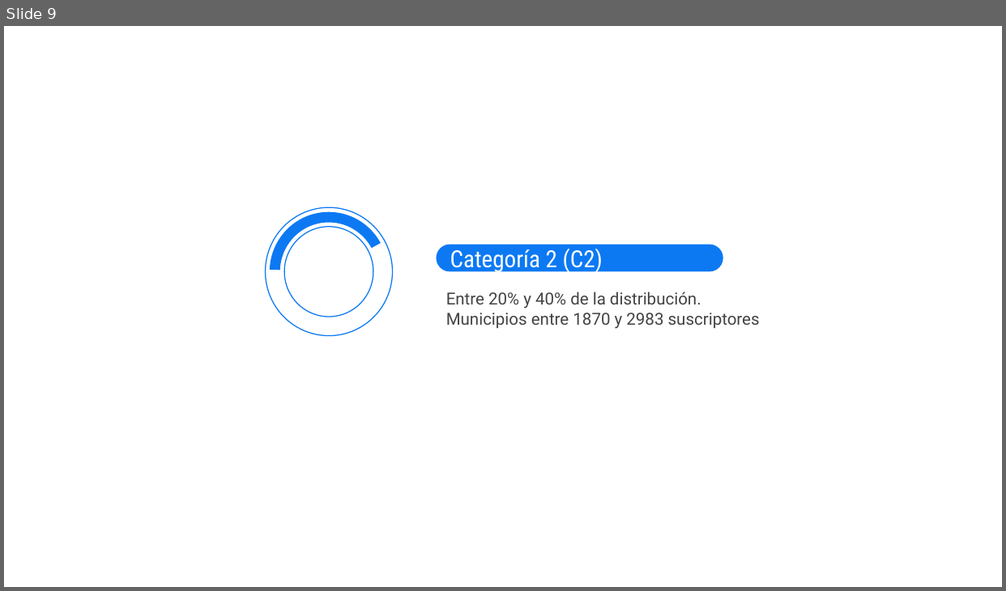
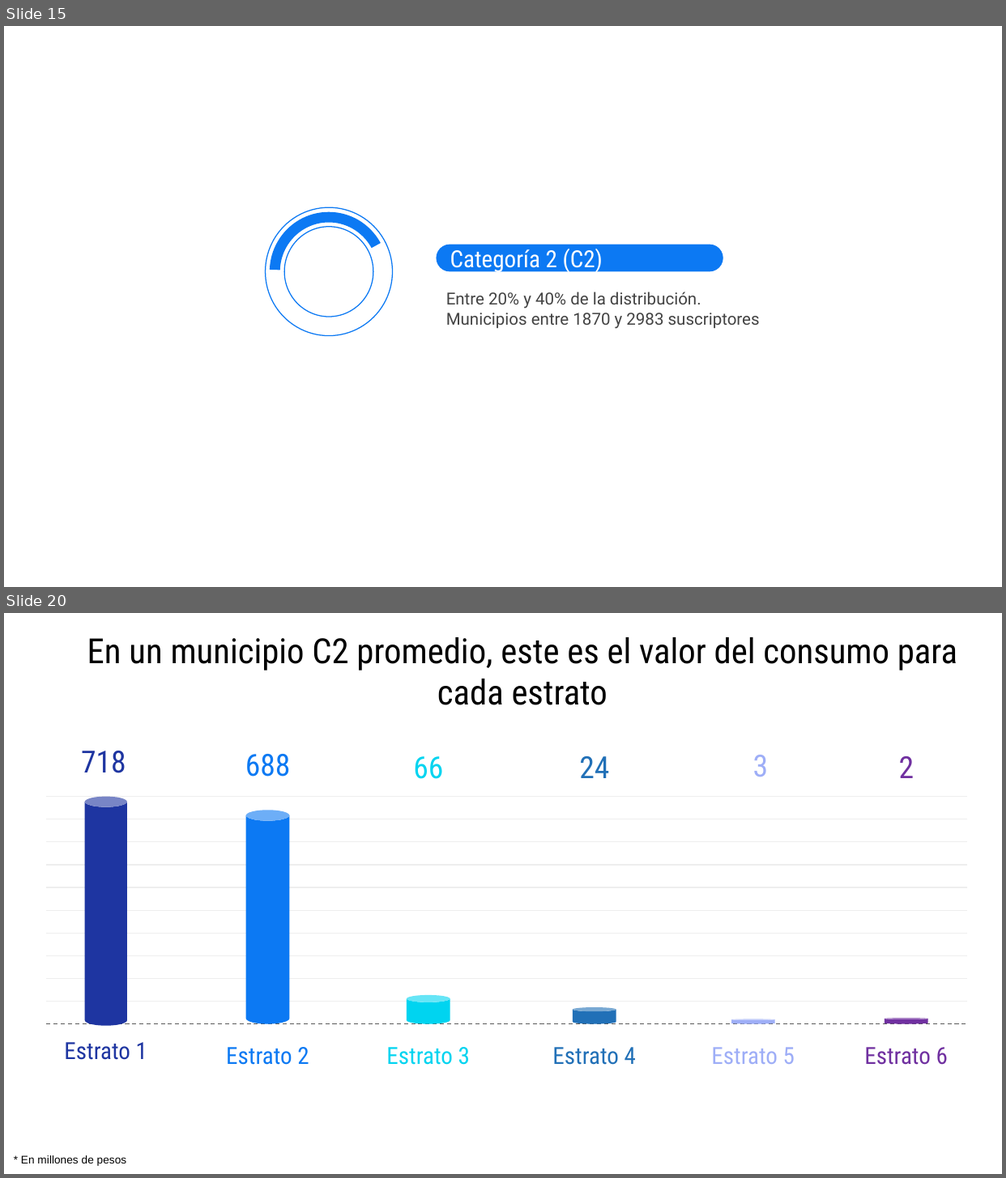
Before and after one commit to jtabordaj/research_eslatina, a slide deck: reporte_estadistico/presentacion/presentacionCategorias/presentation.pptx. Shown one above the other, each under a label of ours: slide 9 before the commit, slides 15 and 20 after it; the slides between them are not shown. The pictures are 1006x591 and 1006x1178 pixels, drawn with LibreOffice and Linux fonts; fonts in the diff are those of the drawing. Boxes give left, top, right and bottom in pixels: in the first picture for what was removed or moved away, otherwise in the second. Text is boxed around its words. In the diff, an @@ line names an element or a change of style, - is before the commit and + after.

```diff
--- a/reporte_estadistico/presentacion/presentacionCategorias/presentation.pptx
+++ b/reporte_estadistico/presentacion/presentacionCategorias/presentation.pptx
@@ slide 20 added at bbox=[4, 613, 1002, 1174], background #FFFFFF @@
@@ title added at bbox=[87, 637, 957, 705], 25 pt, text #000000 @@
+En un municipio C2 promedio, este es el valor del consumo para cada estrato
@@ text added at bbox=[81, 751, 126, 773], 22 pt, text #1E35A1 @@
+718
@@ text added at bbox=[245, 754, 291, 777], 22 pt, text #0C79F3 @@
+688
@@ text added at bbox=[413, 756, 443, 779], 22 pt, text #00D4F0 @@
+66
@@ text added at bbox=[579, 756, 609, 778], 22 pt, text #2170B7 @@
+24
@@ text added at bbox=[753, 755, 769, 777], 22 pt, text #9EAEF7 @@
+3
@@ text added at bbox=[899, 756, 914, 778], 22 pt, text #7030A0 @@
+2
@@ cylinder added at bbox=[85, 797, 127, 1026], fill #1E35A1 @@
@@ cylinder added at bbox=[246, 811, 291, 1025], fill #0C79F3 @@
@@ group added at bbox=[47, 797, 967, 1024]: 11 lines @@
@@ cylinder added at bbox=[406, 995, 450, 1024], fill #00D4F0 @@
@@ cylinder added at bbox=[573, 1007, 616, 1024], fill #2170B7 @@
@@ cylinder added at bbox=[731, 1019, 775, 1024], fill #9EAEF7 @@
@@ cylinder added at bbox=[884, 1018, 928, 1024], fill #7030A0 @@
@@ text added at bbox=[64, 1042, 147, 1060], 17 pt, text #1E35A1 @@
+Estrato 1
@@ text added at bbox=[226, 1047, 309, 1065], 17 pt, text #0C79F3 @@
+Estrato 2
@@ text added at bbox=[386, 1047, 470, 1065], 17 pt, text #00D4F0 @@
+Estrato 3
@@ text added at bbox=[552, 1047, 636, 1065], 17 pt, text #2170B7 @@
+Estrato 4
@@ text added at bbox=[711, 1047, 795, 1064], 17 pt, text #9EAEF7 @@
+Estrato 5
@@ text added at bbox=[864, 1047, 948, 1065], 17 pt, text #7030A0 @@
+Estrato 6
@@ text added at bbox=[21, 1156, 127, 1166], 8 pt, text #000000 @@
+* En millones de pesos
@@ what was slide 9 is now slide 15 @@
```
Also in this commit, not shown: 3 slides changed, 18 other slides added, 41 other files.
